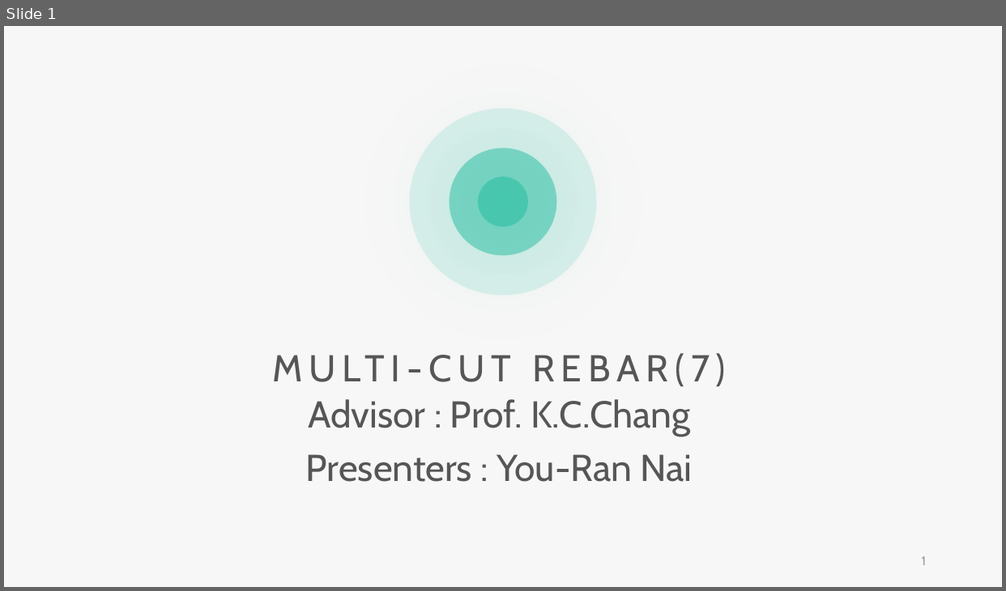
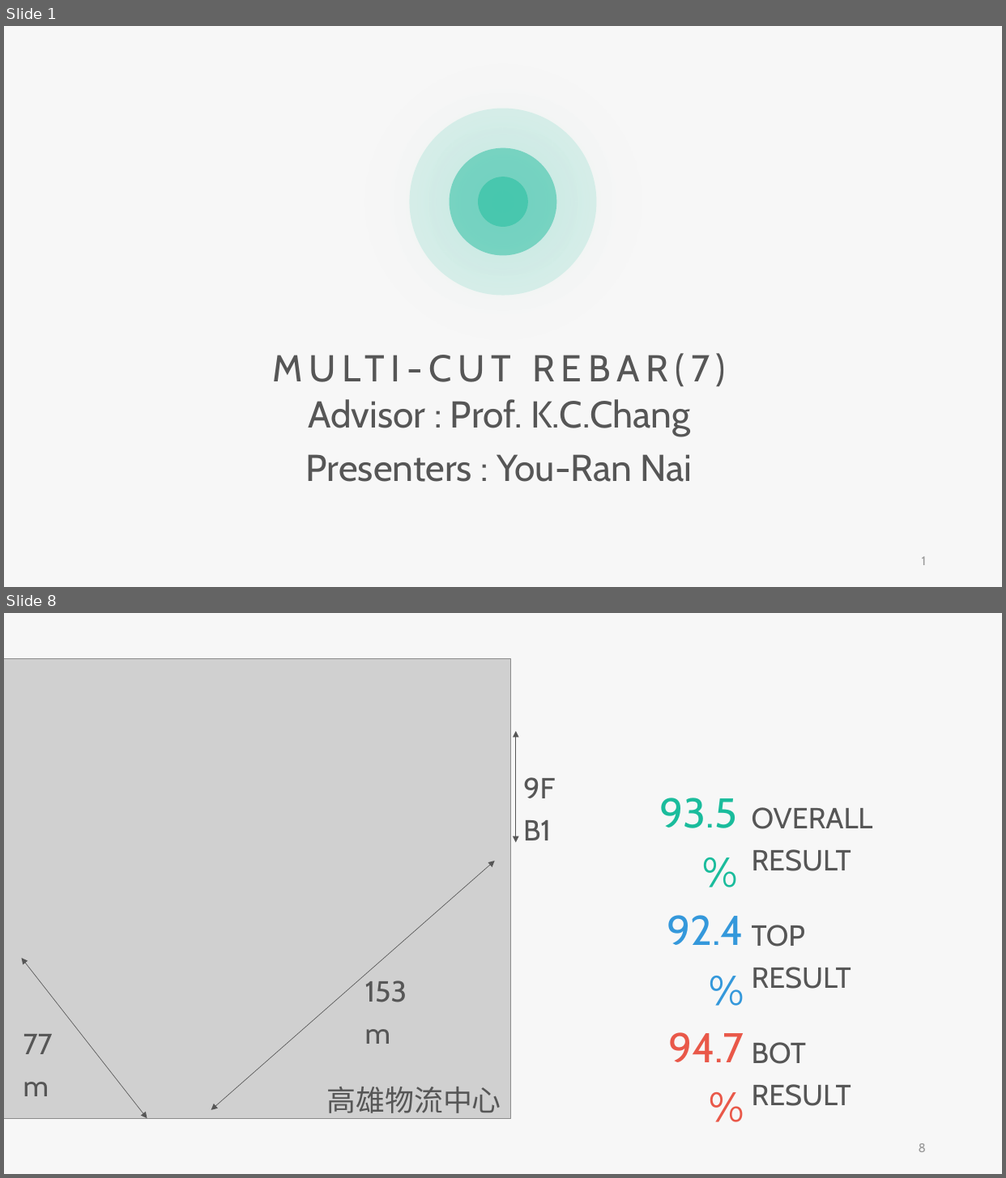
Before and after one commit to skyran1278/VbaProject, a slide deck: 20180126_SmartCut/Meeting/20181221 Meeting/20181221 Meeting.pptx. Shown one above the other, each under a label of ours: slide 1 before the commit, slides 1 and 8 after it; the slides between them are not shown. The pictures are 1006x591 and 1006x1178 pixels, drawn with LibreOffice and Linux fonts; fonts in the diff are those of the drawing; grey boxes stand for pictures. Boxes give left, top, right and bottom in pixels: in the first picture for what was removed or moved away, otherwise in the second. Text is boxed around its words. In the diff, an @@ line names an element or a change of style, - is before the commit and + after.

```diff
--- a/20180126_SmartCut/Meeting/20181221 Meeting/20181221 Meeting.pptx
+++ b/20180126_SmartCut/Meeting/20181221 Meeting/20181221 Meeting.pptx
@@ slide 8 added at <box>4,613,1002,1174</box>, background #F7F7F7 @@
@@ picture added at <box>4,658,511,1119</box> @@
@@ double arrow added from (516, 731) to (516, 843), #565656 0.5 pt @@
@@ text added at <box>523,777,555,841</box>, 28 pt, text #565656 @@
+9F B1
@@ text added at <box>660,798,737,828</box>, 40 pt, text #1ABC9C @@
+93.5%
@@ text added at <box>752,807,873,871</box>, 28 pt, text #565656 @@
+OVERALL RESULT
@@ double arrow added from (495, 861) to (211, 1110), #565656 0.5 pt @@
@@ text added at <box>667,915,744,945</box>, 40 pt, text #3498DB @@
+92.4%
@@ text added at <box>752,925,851,989</box>, 28 pt, text #565656 @@
+TOP RESULT
@@ double arrow added from (21, 958) to (147, 1119), #565656 0.5 pt @@
@@ text added at <box>364,963,437,1008</box>, 28 pt, text #565656 @@
+153m
@@ text added at <box>23,1016,85,1062</box>, 28 pt, text #565656 @@
+77m
@@ text added at <box>668,1033,744,1063</box>, 40 pt, text #E95849 @@
+94.7%
@@ text added at <box>752,1042,851,1106</box>, 28 pt, text #565656 @@
+BOT RESULT
@@ text added at <box>327,1087,501,1114</box>, 28 pt, text #565656 @@
+高雄物流中心
@@ page number added at <box>918,1144,926,1152</box>, 12 pt, text #9A9A9A @@
+8
```
Also in this commit, not shown: 1 slide changed, 20 other slides added.
